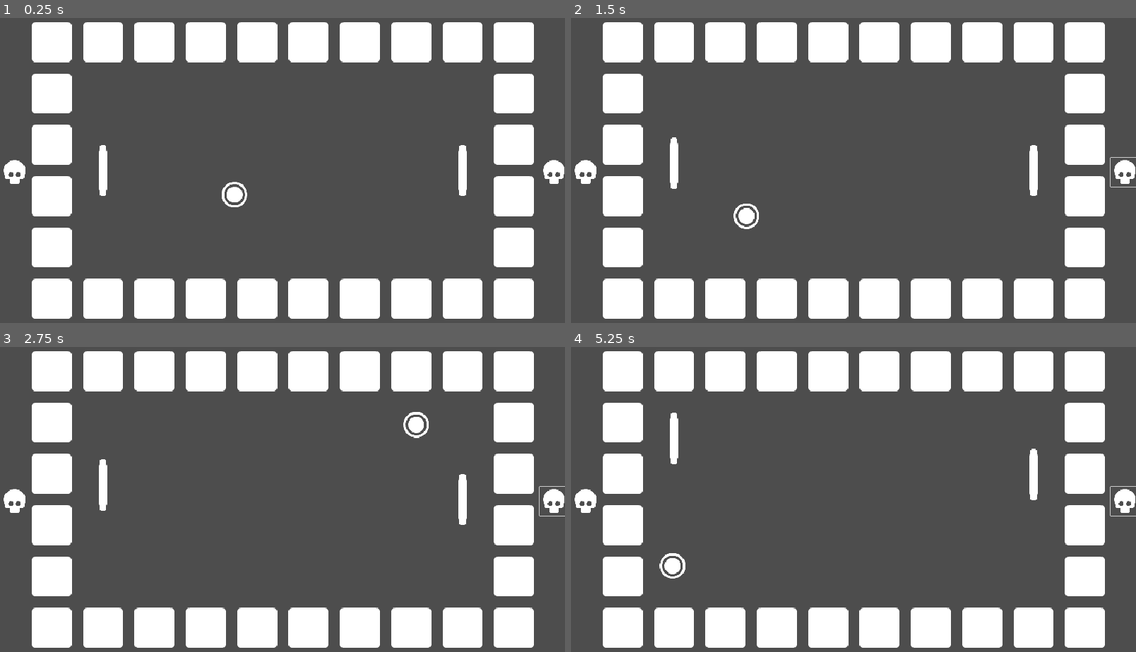
Above: before the commit, frames 1-4 (two rows, left to right).
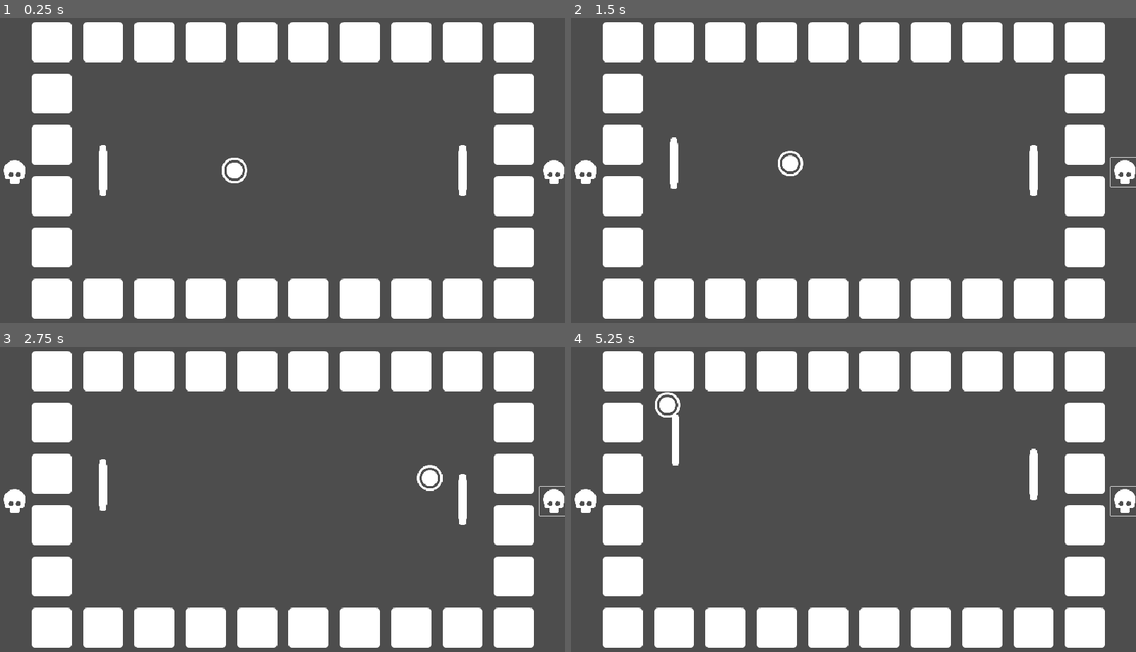
Above: after the commit, the same moments.

Repository: rwinright/gd4_mobile_weird_pong_prototype
Game: Godot game, scene res://scenes/game.tscn
The game is run twice, just before and just after one commit, with the same random seed, the same clock (stepped at 60 frames per second) and the same inputs.
Inputs (mouse positions are in pixels of both pictures, inside the frame that each line leads up to):
- Up to frame 1 (0.25 s): no input
- Up to frame 2 (1.5 s): click (587, 170) at 0.5 s; click (1124, 170) at 1.25 s
- Up to frame 3 (2.75 s): move the mouse to (254, 569) at 2.02 s; hold Up (ui_up) from 2.03 s (still down); click (254, 569) at 2.17 s
- Up to frame 4 (5.25 s): release Up (ui_up) at 2.75 s; drag from (1023, 554) to (989, 423) at 2.77 s; move the mouse to (684, 444) at 3.52 s; hold S (down) 3.53-4.25 s; drag from (881, 499) to (684, 444) at 4.27 s; move the mouse to (768, 408) at 5.02 s; hold S (down) from 5.03 s (still down)

The runs differ from the first frame. In frame 1, 0.5% of the frame differs, in the area x 39-44%, y 45-63%; in frame 2, 0.5%; in frame 3, 0.5%; in frame 4, 0.6%, in the area x 14-83%, y 14-76%.

Commit message:
add hitboxes for ball bounce direction, update hitboxes

Diff:
--- a/project.godot
+++ b/project.godot
@@ -47,7 +47,10 @@
 
 [layer_names]
 
-2d_physics/layer_2="Player"
+2d_physics/layer_1="player"
+2d_physics/layer_2="puck"
+2d_physics/layer_3="hitboxes"
+2d_physics/layer_4="Walls"
 
 [rendering]
 
--- a/resources/icons.tres
+++ b/resources/icons.tres
@@ -265,5 +265,6 @@
 
 [resource]
 tile_size = Vector2i(64, 64)
-physics_layer_0/collision_layer = 1
+physics_layer_0/collision_layer = 8
+physics_layer_0/collision_mask = 3
 sources/0 = SubResource("TileSetAtlasSource_e2o6t")
--- a/scenes/player.tscn
+++ b/scenes/player.tscn
@@ -6,8 +6,14 @@
 [sub_resource type="RectangleShape2D" id="RectangleShape2D_yqjtg"]
 size = Vector2(10, 64)
 
+[sub_resource type="RectangleShape2D" id="RectangleShape2D_g2els"]
+size = Vector2(16, 32)
+
+[sub_resource type="RectangleShape2D" id="RectangleShape2D_qhqgy"]
+size = Vector2(16, 32)
+
 [node name="Player" type="CharacterBody2D"]
-collision_layer = 3
+collision_mask = 10
 motion_mode = 1
 script = ExtResource("1_g2els")
 touch_controls = true
@@ -21,3 +27,23 @@
 texture = ExtResource("1_3vyb7")
 region_enabled = true
 region_rect = Rect2(1280, 128, 64, 64)
+
+[node name="TopHitbox" type="Area2D" parent="."]
+collision_layer = 4
+collision_mask = 2
+
+[node name="CollisionShape2D" type="CollisionShape2D" parent="TopHitbox"]
+position = Vector2(0, -16)
+shape = SubResource("RectangleShape2D_g2els")
+
+[node name="BottomHitbox" type="Area2D" parent="."]
+collision_layer = 4
+collision_mask = 2
+collision_priority = 2.0
+
+[node name="CollisionShape2D" type="CollisionShape2D" parent="BottomHitbox"]
+position = Vector2(0, 16)
+shape = SubResource("RectangleShape2D_qhqgy")
+
+[connection signal="body_entered" from="TopHitbox" to="." method="_on_top_hitbox_body_entered"]
+[connection signal="body_entered" from="BottomHitbox" to="." method="_on_bottom_hitbox_body_entered"]
--- a/scenes/puck.tscn
+++ b/scenes/puck.tscn
@@ -10,6 +10,8 @@
 radius = 16.0
 
 [node name="Puck" type="CharacterBody2D"]
+collision_layer = 2
+collision_mask = 13
 script = ExtResource("1_yp62o")
 
 [node name="CollisionShape2D" type="CollisionShape2D" parent="."]
@@ -23,7 +25,8 @@
 region_rect = Rect2(1280, 64, 64, 64)
 
 [node name="Area2D" type="Area2D" parent="."]
-collision_mask = 2
+collision_layer = 2
+collision_mask = 5
 
 [node name="CollisionShape2D" type="CollisionShape2D" parent="Area2D"]
 shape = SubResource("CircleShape2D_c1wug")
--- a/scripts/player.gd
+++ b/scripts/player.gd
@@ -9,6 +9,8 @@
 
 @onready var button:Button = $"../Button"
 @onready var button2:Button = $"../Button2"
+
+var dimensions: Rect2
 
 var touch_events = {
 	"p1": {
@@ -27,8 +29,12 @@
 	button.pressed.connect(p1handle_fire)
 	button2.pressed.connect(p2handle_fire)
 
+	#might need this
+	dimensions = $CollisionShape2D.shape.get_rect()
+
 func _physics_process(delta):
 	velocity.y = handle_input_dir() * speed * delta
+	velocity.x = 0
 	move_and_slide()
 
 func handle_input_dir():
@@ -96,3 +102,13 @@
 	else:
 		print("Fire2")
 	pass
+
+
+func _on_top_hitbox_body_entered(body):
+	body.offset_dir = -1
+	pass # Replace with function body.
+
+
+func _on_bottom_hitbox_body_entered(body):
+	body.offset_dir = 1
+	pass # Replace with function body.
--- a/scripts/puck.gd
+++ b/scripts/puck.gd
@@ -1,9 +1,10 @@
 extends CharacterBody2D
 
 @export var speed := 4
+var offset_dir: float = 0.
 
 func _ready():
-	velocity = Vector2(-speed, 2)
+	velocity = Vector2(-speed, 0)
 
 func _physics_process(delta):
 	var collision := move_and_collide(velocity)
@@ -12,8 +13,16 @@
 
 	if(collision):
 		var normal := collision.get_normal()
+		#makes it so we don't have a lock on a single plane
+		if normal.y <= 0:
+			velocity.y += randf_range(-0.3, 0.3)
+		if normal.x <= 0:
+			velocity.x += randf_range(-0.3, 0.3)
 		velocity = velocity.bounce(normal)
+		velocity.y += offset_dir
+		offset_dir = 0
 		velocity = velocity.clamp(Vector2(-15, -15), Vector2(15, 15))
+
 	pass
 
 
Not shown: 1 places in scenes/player.tscn that only renumber resources
